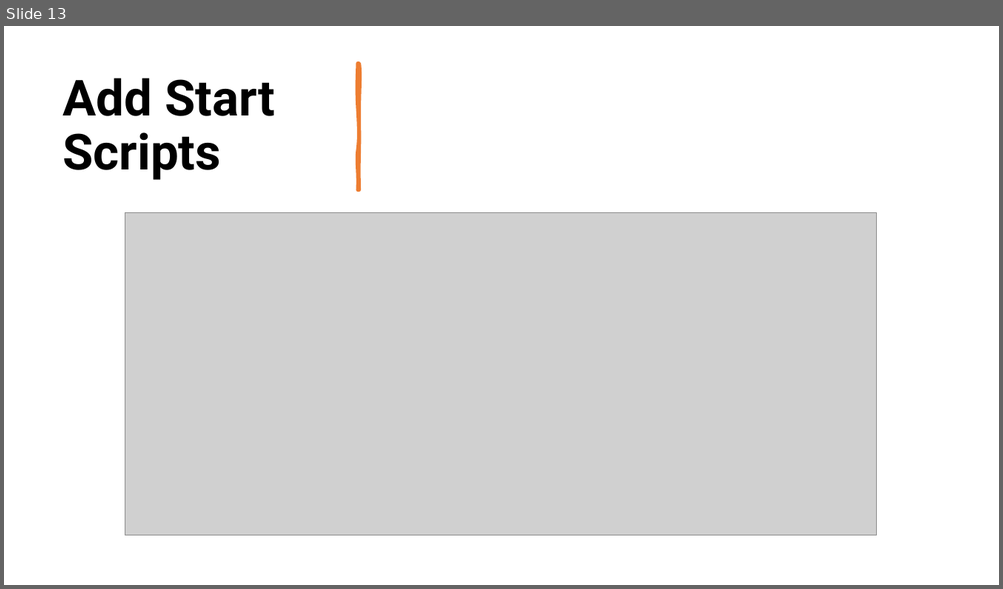
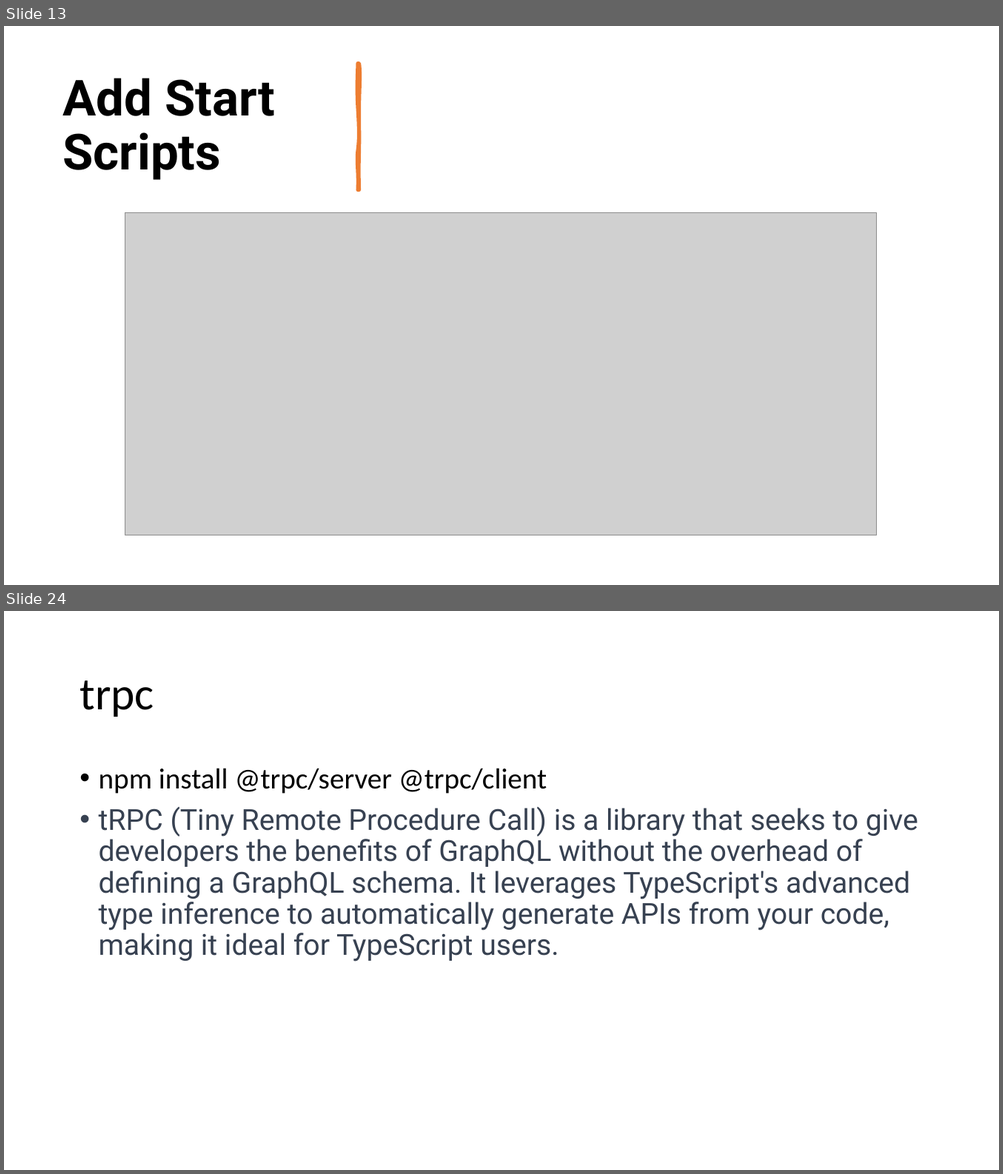
Before and after one commit to 1shaked/full-stack, a slide deck: 26ass/Node intro.pptx. Shown one above the other, each under a label of ours: slide 13 before the commit, slides 13 and 24 after it; the slides between them are not shown. The pictures are 1003x589 and 1003x1174 pixels, drawn with LibreOffice and Linux fonts; fonts in the diff are those of the drawing; grey boxes stand for pictures. Boxes give left, top, right and bottom in pixels: in the first picture for what was removed or moved away, otherwise in the second. Text is boxed around its words. In the diff, an @@ line names an element or a change of style, - is before the commit and + after.

```diff
--- a/26ass/Node intro.pptx
+++ b/26ass/Node intro.pptx
@@ slide 24 added at [4,611,999,1170], background #FFFFFF @@
@@ title added at [79,681,153,717], 44 pt, text #000000 @@
+trpc
@@ text added at [99,768,918,962], 28 pt, text #374151 @@
+• npm install @trpc/server @trpc/client
+• tRPC (Tiny Remote Procedure Call) is a library that seeks to give developers the benefits of GraphQL without the overhead of defining a GraphQL schema. It leverages TypeScript's advanced type inference to automatically generate APIs from your code, making it ideal for TypeScript users.
```
Also in this commit, not shown: 12 slides changed, 18 other slides added, 31 other files.
